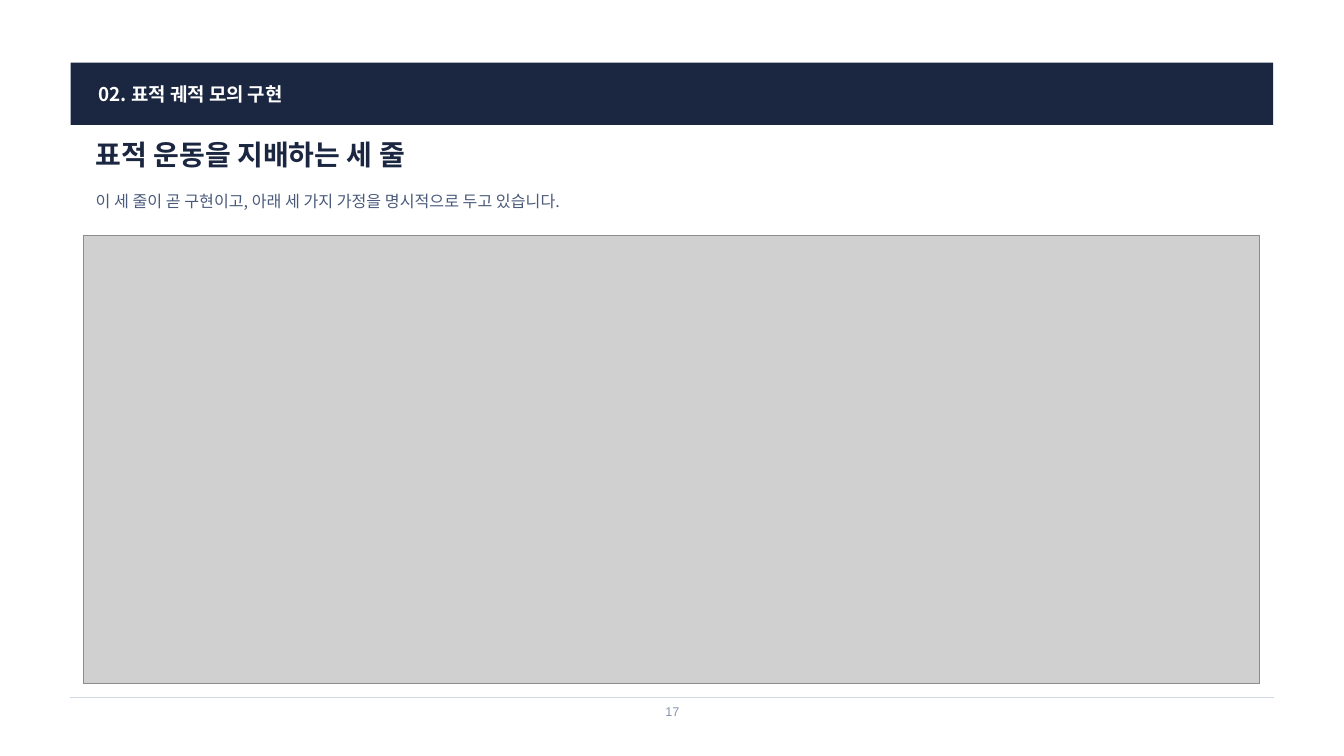
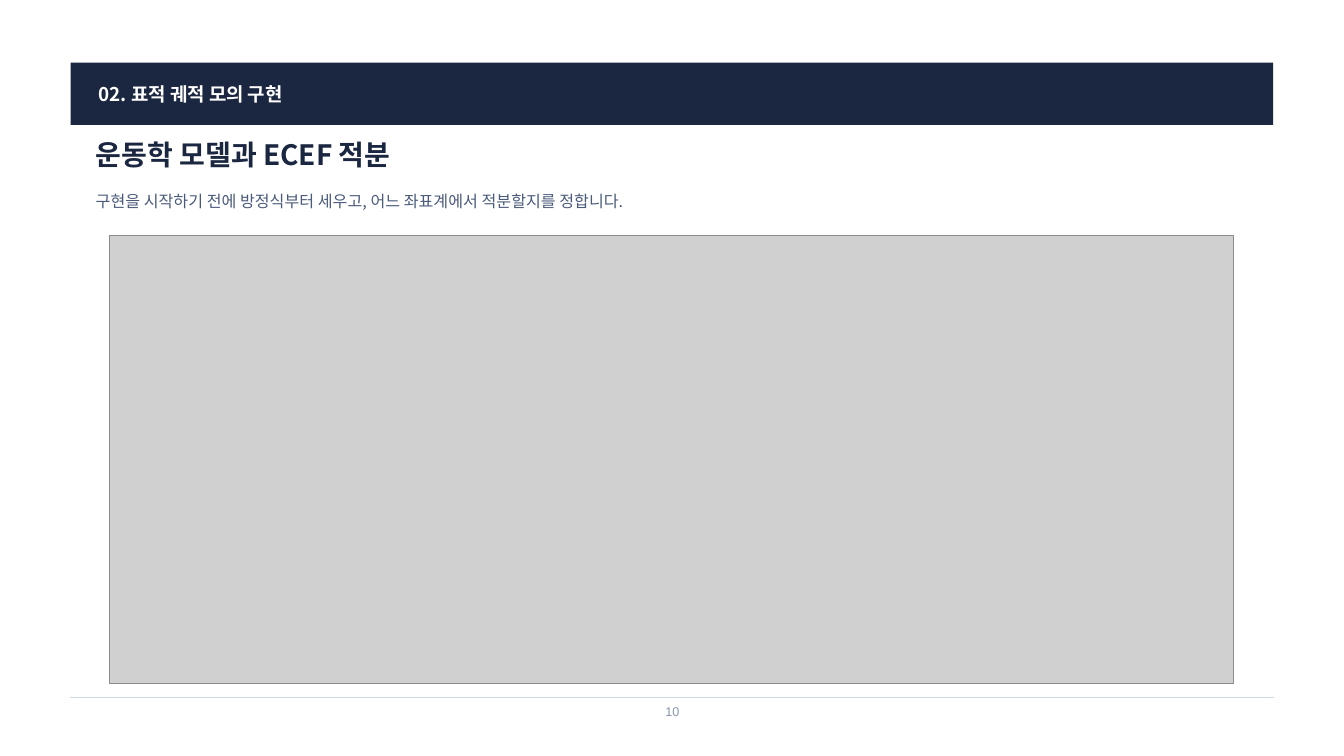
Before and after one commit to harley-hwan/radar-sw-study, a slide deck: slide 10 of Part3_TargetSim/ref/산출물/Chapter3_TargetSim.pptx (slide 17 before the commit). Drawn at 1344x756 pixels with LibreOffice and Linux fonts; fonts in the diff are those of the drawing; grey boxes stand for pictures. Boxes give left, top, right and bottom in pixels: in the first picture for what was removed or moved away, otherwise in the second. Text is boxed around its words. In the diff, an @@ line names an element or a change of style, - is before the commit and + after.

```diff
--- a/Part3_TargetSim/ref/산출물/Chapter3_TargetSim.pptx
+++ b/Part3_TargetSim/ref/산출물/Chapter3_TargetSim.pptx
@@ text at <box>96,141,391,168</box>: text changed @@
-표적 운동을 지배하는 세 줄
+운동학 모델과 ECEF 적분
@@ text at <box>96,193,623,210</box>: text changed @@
-이 세 줄이 곧 구현이고, 아래 세 가지 가정을 명시적으로 두고 있습니다.
+구현을 시작하기 전에 방정식부터 세우고, 어느 좌표계에서 적분할지를 정합니다.
@@ picture: place and size @@
-picture at <box>84,236,1260,684</box>
+picture at <box>110,236,1234,684</box>
@@ text at <box>665,707,679,716</box>: text changed @@
-17
+10
```
Also in this commit, not shown: 18 other slides changed, 15 slides removed, 28 other files.
